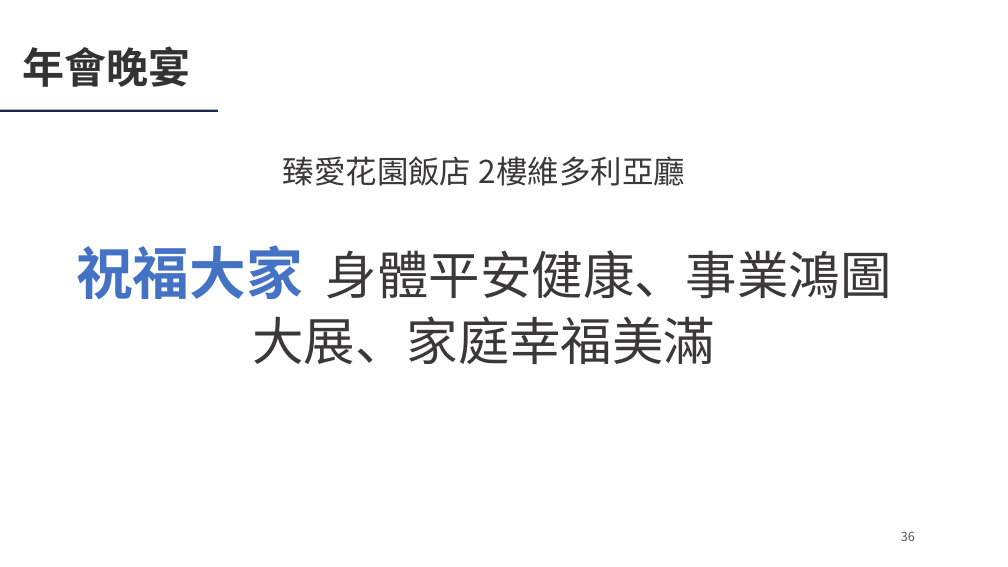
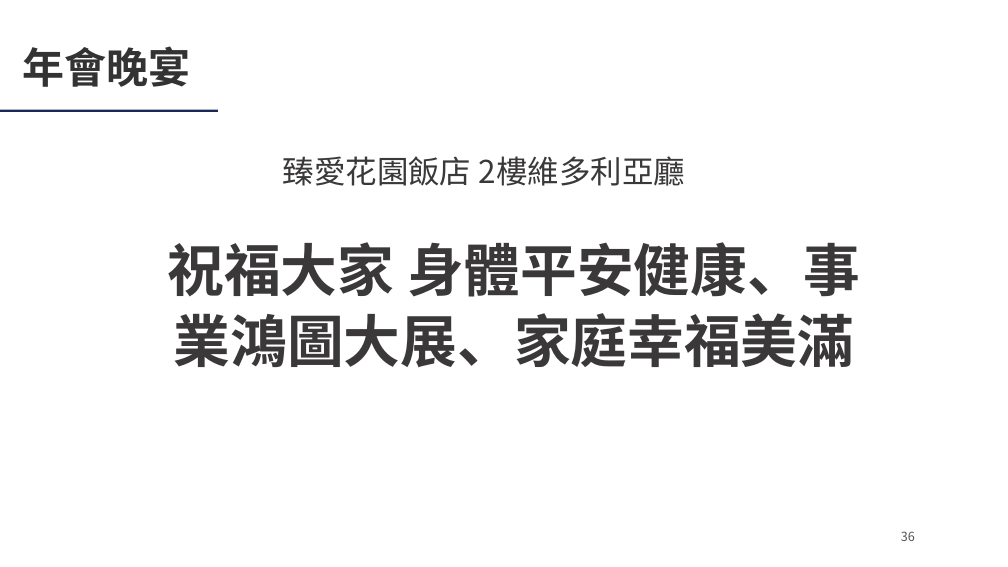
Before and after one commit to Ericliang680928/IAA, a slide deck: slide 36 of 20261204/agm/IAA會員大會簡報_20261204.pptx. Drawn at 1008x567 pixels with LibreOffice and Linux fonts; fonts in the diff are those of the drawing; background and template pictures are left out. Boxes give left, top, right and bottom in pixels: in the first picture for what was removed or moved away, otherwise in the second. Text is boxed around its words. In the diff, an @@ line names an element or a change of style, - is before the commit and + after.

```diff
--- a/20261204/agm/IAA會員大會簡報_20261204.pptx
+++ b/20261204/agm/IAA會員大會簡報_20261204.pptx
@@ text "祝福大家 身體平安健康、事業鴻圖大展、家庭幸福美滿": place and size @@
-text "祝福大家 身體平安健康、事業鴻圖大展、家庭幸福美滿" at [76,245,892,364]
+text "祝福大家 身體平安健康、事業鴻圖大展、家庭幸福美滿" at [167,242,861,367]
@@ text "祝福大家 身體平安健康、事業鴻圖大展、家庭幸福美滿" at [167,242,861,367]: size 49 to 54 pt, bold on in "身體平安健康、事業鴻圖大展、家庭幸福美滿"; text colour #4472C4 to #3A3838 in "祝福大家" @@
```
Also in this commit, not shown: 16 other slides changed, 3 other files.
